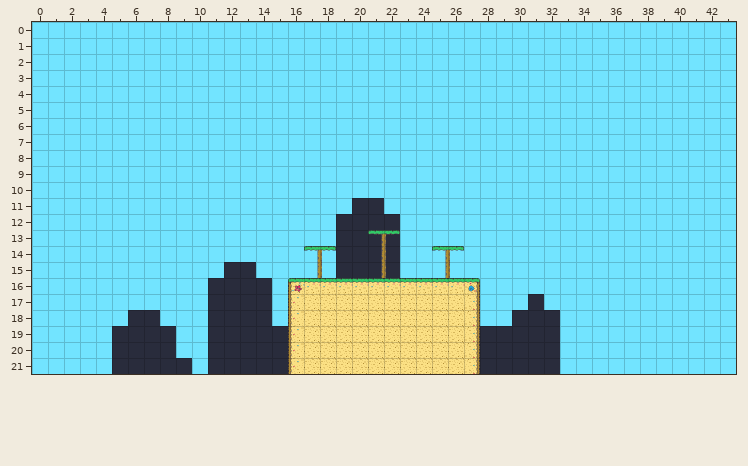
An edit to a level. Tiled map, core/assets/maps/standard.tmx. Above is the file before it was changed.
Cells are 32x32 px. Shown: x 0..43, y 0..21.
The same view after the edit:
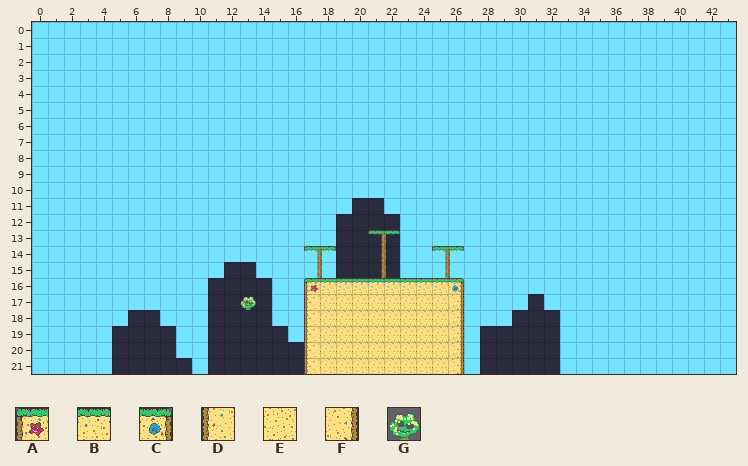
Key: from "town": A 0, B 1, C 2, D 7, E 8, F 9, G 24.
_ is an empty cell.
Objects are placed by their top-left corner, in cells (3,4 is the top-left corner of cell 3,4); size is 1x1 cell unless given.
Diff:
Layer "MIDDLE":
Tile A replaces tile B in row 16 at x 17.
Tile C replaces tile B in row 16 at x 26.
Tile D replaces tile E in rows 17 to 21 at x 17.
Tile F replaces tile E in rows 17 to 21 at x 26.
Tile A is gone in row 16 at x 16.
Tile C is gone in row 16 at x 27.
Tile D is gone in rows 17 to 21 at x 16.
Tile F is gone in rows 17 to 21 at x 27.
Layer "ENTITIES":
A new object: G "randall" at 13,17.
Pixel boxes of the changes (left, top, right, bottom) in both pictures:
changed: (288, 278, 320, 374)
changed: (448, 278, 480, 374)
added: (240, 296, 256, 310)
